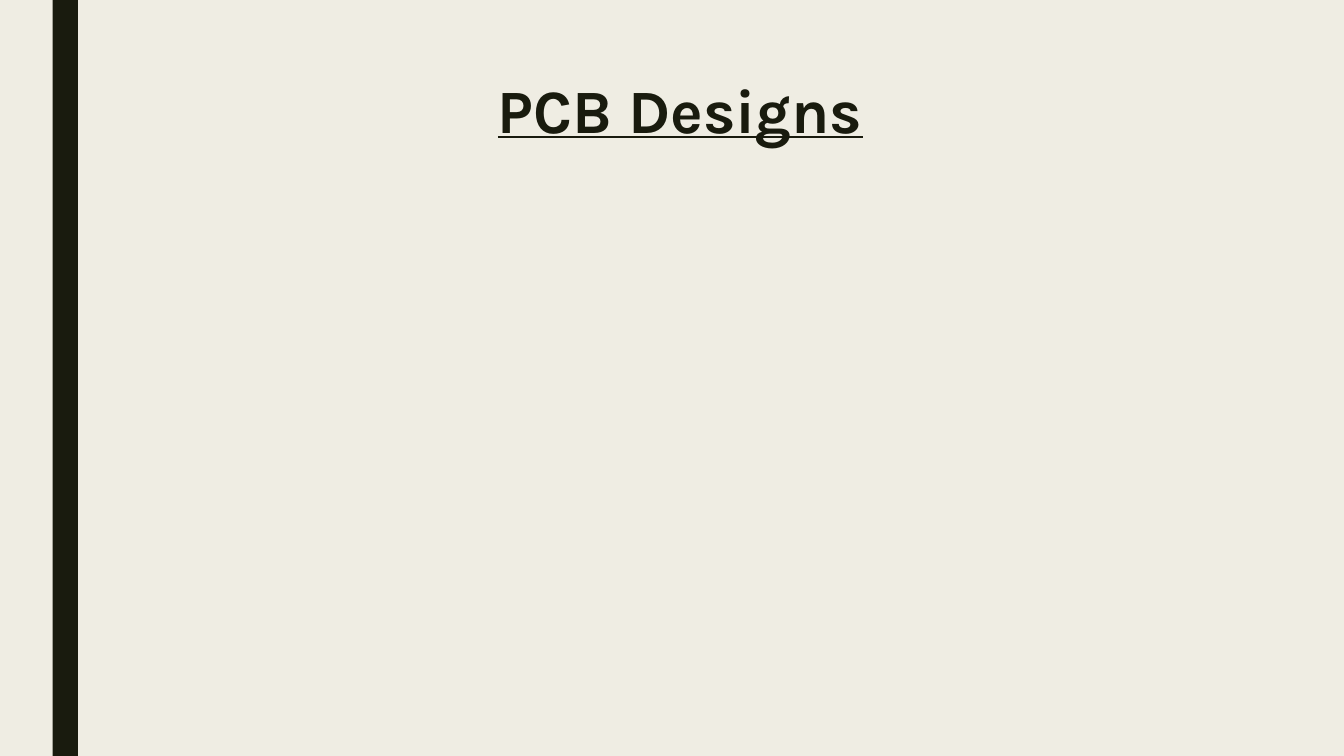
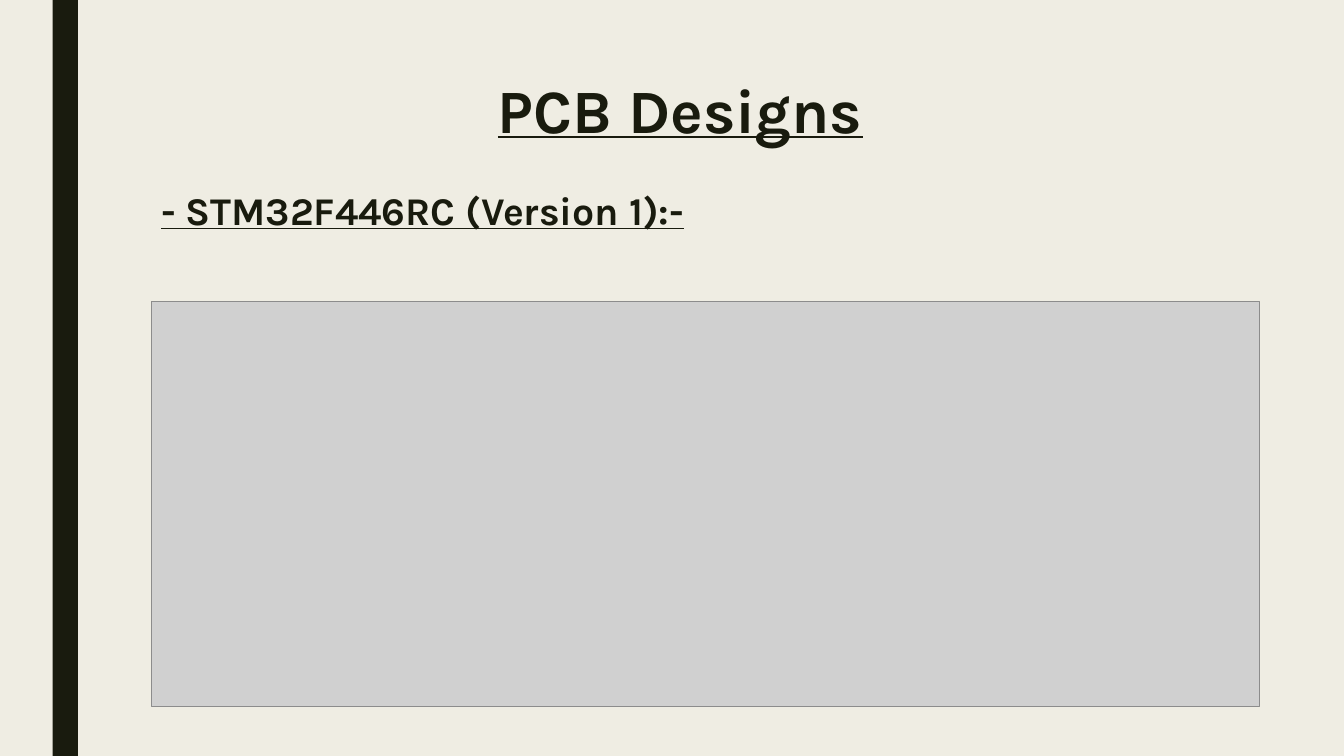
Before and after one commit to hananabilabd/Real-time-STM32-MEMS-MIC-Audio-Playback-DSP, a slide deck: slide 14 of Presentation.pptx. Drawn at 1344x756 pixels with LibreOffice and Linux fonts; fonts in the diff are those of the drawing; grey boxes stand for pictures. Boxes give left, top, right and bottom in pixels: in the first picture for what was removed or moved away, otherwise in the second. Text is boxed around its words. In the diff, an @@ line names an element or a change of style, - is before the commit and + after.

```diff
--- a/Presentation.pptx
+++ b/Presentation.pptx
@@ text added at (186,195,684,230), 28 pt, text #191B0E, bold, underline @@
+- STM32F446RC (Version 1):-
@@ picture added at (151,301,1260,707) @@
```
Also in this commit, not shown: 2 other slides changed, 7 slides added, 4 slides removed, 1 other file.
